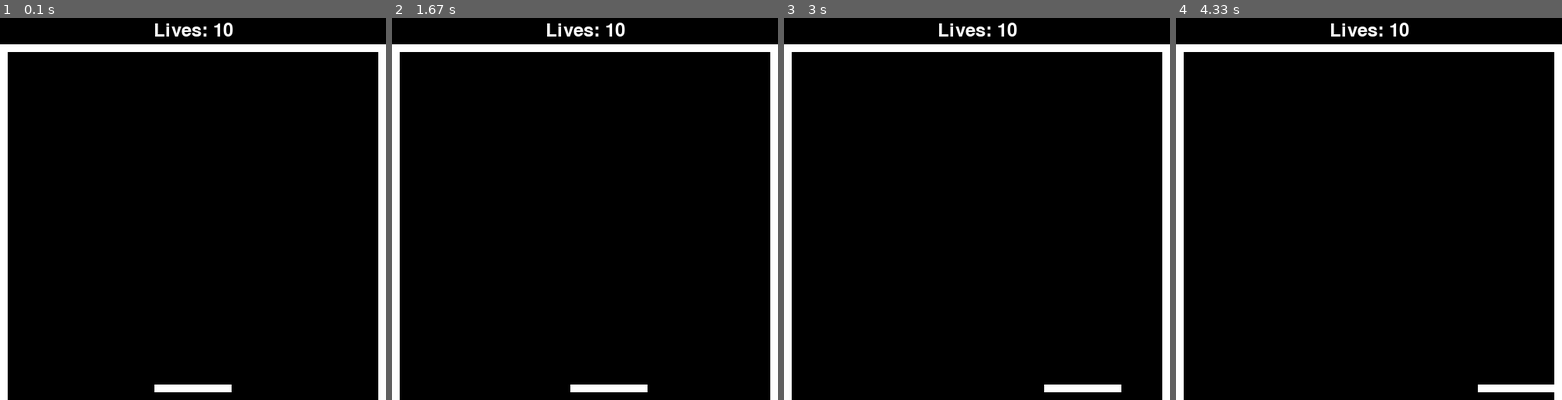
Above: before the commit, frames 1-4 (left to right).
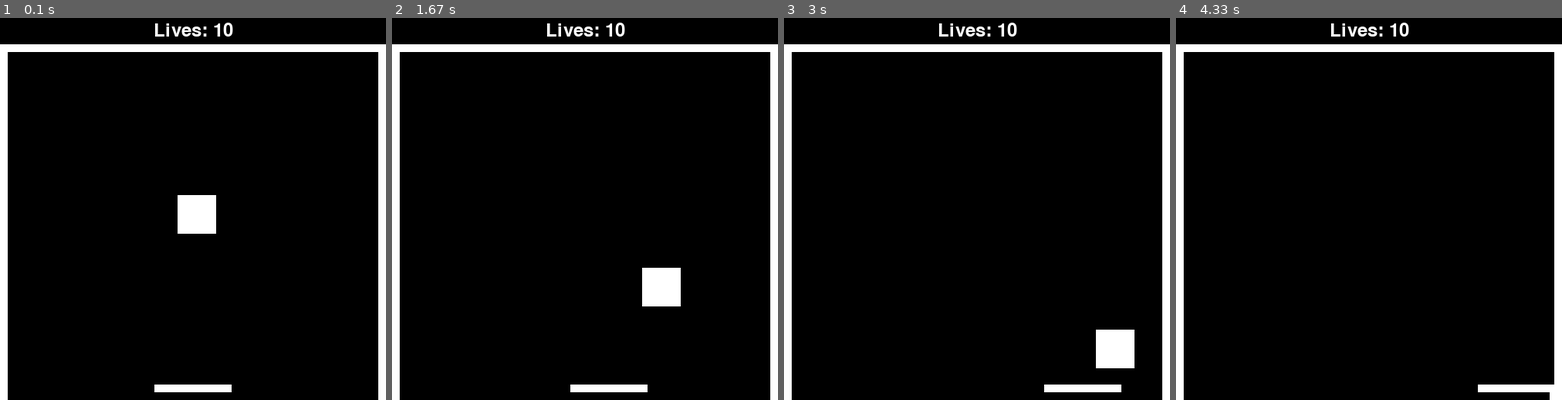
Above: after the commit, the same moments.

Repository: rabramley/pygames
Game: pygame game, started from pong.py
The game is run twice, just before and just after one commit, with the same random seed, the same clock (stepped at 60 frames per second) and the same inputs.
Inputs:
- Up to frame 1 (0.1 s): no input
- Up to frame 2 (1.67 s): hold Right 0.33-0.8 s; hold Right 0.83-1.3 s; hold Left from 1.33 s (still down)
- Up to frame 3 (3 s): release Left at 1.87 s; hold Left 1.9-2.3 s; hold Right 2.33-2.97 s
- Up to frame 4 (4.33 s): hold Left 3-3.47 s; hold Right 3.5-3.97 s; hold Right from 4 s (still down)

The runs differ from the first frame. In frame 1, 1.0% of the frame differs, in the area x 46-56%, y 46-57%; in frame 2, 1.0%; in frame 3, 1.0%; in frame 4, less than 0.1%.

Commit message:
Added ball

Diff:
--- a/pong.py
+++ b/pong.py
@@ -2,25 +2,29 @@
 
 # Import and initialize the pygame library
 import pygame
+import random
 
 SCREEN_WIDTH = 500
 SCREEN_HEIGHT = 500
 
 WALL_THICKNESS = 10
 PADDLE_WIDTH = 100
+BALL_SIZE = 50
 PADDLE_SPEED = 0.5
 PLAY_AREA_TOP = 40
 
 WALL_COLOR = (255, 255, 255)
+BALL_COLOR = (255, 255, 255)
 TEXT_COLOR = (255, 255, 255)
 BACKGROUND_COLOR = (0, 0, 0)
 
 walls = pygame.sprite.Group()
+items = pygame.sprite.Group()
 
 class Wall(pygame.sprite.Sprite):
 
     def __init__(self, width, height, left, top):
-       pygame.sprite.Sprite.__init__(self, walls)
+       pygame.sprite.Sprite.__init__(self, walls, items)
 
        self.image = pygame.Surface([width, height])
        self.image.fill(WALL_COLOR)
@@ -29,9 +33,27 @@
        self.rect.x = left
        self.rect.y = top
 
+class Ball(pygame.sprite.Sprite):
+
+    def __init__(self, size, left, top, x_speed, y_speed):
+       pygame.sprite.Sprite.__init__(self, items)
+
+       self.image = pygame.Surface([size, size])
+       self.image.fill(BALL_COLOR)
+
+       self.rect = self.image.get_rect()
+       self.rect.x = left
+       self.rect.y = top
+       self.x_speed = x_speed
+       self.y_speed = y_speed
+
+    def move(self, dt):
+        self.rect.x += self.x_speed * dt
+        self.rect.y += self.y_speed * dt
+
 
 class Paddle(Wall):
-    def move(self, left_down, right_down):
+    def move(self, left_down, right_down, dt):
         if right_down and self.rect.x + PADDLE_WIDTH < SCREEN_WIDTH - WALL_THICKNESS - 1:
             self.rect.x += PADDLE_SPEED * dt
             print(f'Right: {PADDLE_SPEED * dt}')
@@ -57,6 +79,7 @@
 left_wall = Wall(WALL_THICKNESS, SCREEN_HEIGHT - PLAY_AREA_TOP, 0, PLAY_AREA_TOP)
 right_wall = Wall(WALL_THICKNESS, SCREEN_HEIGHT - PLAY_AREA_TOP, SCREEN_WIDTH - WALL_THICKNESS, PLAY_AREA_TOP)
 paddle = Paddle(PADDLE_WIDTH, WALL_THICKNESS, (SCREEN_WIDTH / 2) - (PADDLE_WIDTH / 2), SCREEN_HEIGHT - WALL_THICKNESS - 10)
+ball = Ball(BALL_SIZE, (SCREEN_WIDTH / 2) - (BALL_SIZE / 2), (SCREEN_HEIGHT - PLAY_AREA_TOP) / 2, random.randint(-10, 10) / 100, random.randint(-10, 10) / 100)
 
 # Set up the drawing window
 screen = pygame.display.set_mode([SCREEN_WIDTH, SCREEN_HEIGHT])
@@ -77,13 +100,14 @@
 
     keys = pygame.key.get_pressed()
 
-    paddle.move(keys[pygame.K_LEFT], keys[pygame.K_RIGHT])
+    paddle.move(keys[pygame.K_LEFT], keys[pygame.K_RIGHT], dt)
+    ball.move(dt)
 
     background = pygame.Surface(screen.get_size())
     background = background.convert()
     background.fill(BACKGROUND_COLOR)
 
-    walls.draw(background)
+    items.draw(background)
     display_lives(background, lives)
 
     screen.blit(background, (0, 0))
